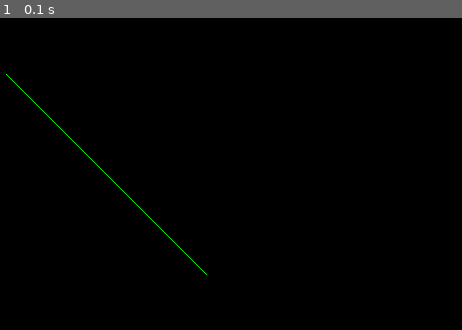
Above: before the commit, frame 1.
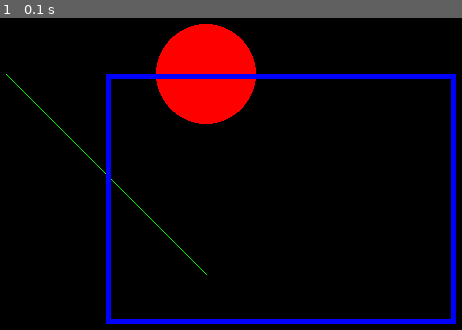
Above: after the commit, the same moment.

Repository: rgliuca/pygame
Game: pygame game, started from pygame_starter.py
Same seed, same stepped clock (60 frames per second), same inputs: the game is played once before the commit and once after it.
Inputs:
- Up to frame 1 (0.1 s): no input

The runs differ from the first frame. In frame 1, 9.2% of the frame differs, in the area x 22-99%, y 1-99%.

Commit message:
Update pygame_starter.py

Diff:
--- a/pygame_starter.py
+++ b/pygame_starter.py
@@ -3,6 +3,8 @@
 screen = pygame.display.set_mode((800,800))
 pygame.display.set_caption("Draw Basic Objects")
 GREEN = (0, 255, 0) # (R, G, B)
+RED = (255, 0, 0)
+BLUE = (0, 0, 255)
 
 done = False
 while not done:
@@ -11,8 +13,15 @@
             done = True
             break
 
+    '''
+    key_pressed = pygame.key.get_pressed()
+    if key_pressed[pygame.K_q]:
+        done = True
+    '''
     #screen.fill((255, 255, 255))
     pygame.draw.line(screen, GREEN, (200, 200), (400, 400))
+    pygame.draw.circle(screen, RED, (400, 200), 50, 0)
+    pygame.draw.rect(screen, BLUE, pygame.Rect(300, 200, 350, 250), 5)
 
     pygame.display.flip()
 
